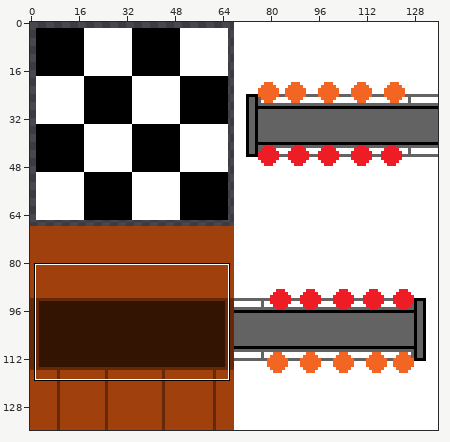
Sprite sheet: tilesets/tileset_3/output_tileset.png. The first picture is a wide view before the edit; the outline marks the close-up.
Close-up. As it was:
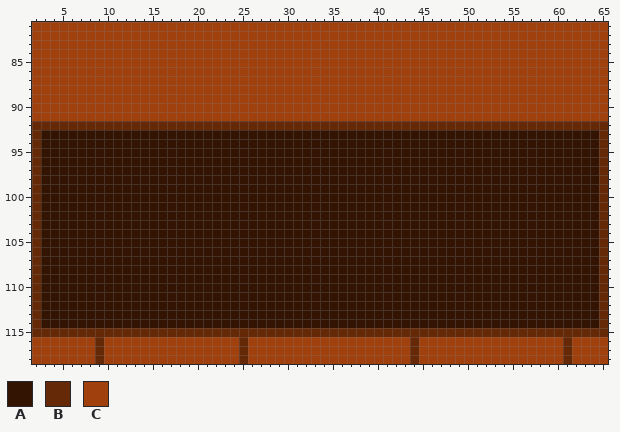
The file is 136x136 pixels. Shown: x 2..65, y 81..118.
Palette (. is transparent): A #331403  B #662908  C #a0410d
Pixels before (only the part around the change), first column x 2:
 81 CCCCCCCCCCCCCCCCCCCCCCCCCCCCCCCCCCCCCCCCCCCCCCCCCCCCCCCCCCCCCCCC
 82 CCCCCCCCCCCCCCCCCCCCCCCCCCCCCCCCCCCCCCCCCCCCCCCCCCCCCCCCCCCCCCCC
 83 CCCCCCCCCCCCCCCCCCCCCCCCCCCCCCCCCCCCCCCCCCCCCCCCCCCCCCCCCCCCCCCC
 84 CCCCCCCCCCCCCCCCCCCCCCCCCCCCCCCCCCCCCCCCCCCCCCCCCCCCCCCCCCCCCCCC
 85 CCCCCCCCCCCCCCCCCCCCCCCCCCCCCCCCCCCCCCCCCCCCCCCCCCCCCCCCCCCCCCCC
 86 CCCCCCCCCCCCCCCCCCCCCCCCCCCCCCCCCCCCCCCCCCCCCCCCCCCCCCCCCCCCCCCC
 87 CCCCCCCCCCCCCCCCCCCCCCCCCCCCCCCCCCCCCCCCCCCCCCCCCCCCCCCCCCCCCCCC
 88 CCCCCCCCCCCCCCCCCCCCCCCCCCCCCCCCCCCCCCCCCCCCCCCCCCCCCCCCCCCCCCCC
 89 CCCCCCCCCCCCCCCCCCCCCCCCCCCCCCCCCCCCCCCCCCCCCCCCCCCCCCCCCCCCCCCC
 90 CCCCCCCCCCCCCCCCCCCCCCCCCCCCCCCCCCCCCCCCCCCCCCCCCCCCCCCCCCCCCCCC
 91 CCCCCCCCCCCCCCCCCCCCCCCCCCCCCCCCCCCCCCCCCCCCCCCCCCCCCCCCCCCCCCCC
 92 BBBBBBBBBBBBBBBBBBBBBBBBBBBBBBBBBBBBBBBBBBBBBBBBBBBBBBBBBBBBBBBB
 93 BAAAAAAAAAAAAAAAAAAAAAAAAAAAAAAAAAAAAAAAAAAAAAAAAAAAAAAAAAAAAAAB
 94 BAAAAAAAAAAAAAAAAAAAAAAAAAAAAAAAAAAAAAAAAAAAAAAAAAAAAAAAAAAAAAAB
 95 BAAAAAAAAAAAAAAAAAAAAAAAAAAAAAAAAAAAAAAAAAAAAAAAAAAAAAAAAAAAAAAB
 96 BAAAAAAAAAAAAAAAAAAAAAAAAAAAAAAAAAAAAAAAAAAAAAAAAAAAAAAAAAAAAAAB
 97 BAAAAAAAAAAAAAAAAAAAAAAAAAAAAAAAAAAAAAAAAAAAAAAAAAAAAAAAAAAAAAAB
 98 BAAAAAAAAAAAAAAAAAAAAAAAAAAAAAAAAAAAAAAAAAAAAAAAAAAAAAAAAAAAAAAB
 99 BAAAAAAAAAAAAAAAAAAAAAAAAAAAAAAAAAAAAAAAAAAAAAAAAAAAAAAAAAAAAAAB
100 BAAAAAAAAAAAAAAAAAAAAAAAAAAAAAAAAAAAAAAAAAAAAAAAAAAAAAAAAAAAAAAB
101 BAAAAAAAAAAAAAAAAAAAAAAAAAAAAAAAAAAAAAAAAAAAAAAAAAAAAAAAAAAAAAAB
102 BAAAAAAAAAAAAAAAAAAAAAAAAAAAAAAAAAAAAAAAAAAAAAAAAAAAAAAAAAAAAAAB
103 BAAAAAAAAAAAAAAAAAAAAAAAAAAAAAAAAAAAAAAAAAAAAAAAAAAAAAAAAAAAAAAB
104 BAAAAAAAAAAAAAAAAAAAAAAAAAAAAAAAAAAAAAAAAAAAAAAAAAAAAAAAAAAAAAAB
105 BAAAAAAAAAAAAAAAAAAAAAAAAAAAAAAAAAAAAAAAAAAAAAAAAAAAAAAAAAAAAAAB
106 BAAAAAAAAAAAAAAAAAAAAAAAAAAAAAAAAAAAAAAAAAAAAAAAAAAAAAAAAAAAAAAB
107 BAAAAAAAAAAAAAAAAAAAAAAAAAAAAAAAAAAAAAAAAAAAAAAAAAAAAAAAAAAAAAAB
108 BAAAAAAAAAAAAAAAAAAAAAAAAAAAAAAAAAAAAAAAAAAAAAAAAAAAAAAAAAAAAAAB
109 BAAAAAAAAAAAAAAAAAAAAAAAAAAAAAAAAAAAAAAAAAAAAAAAAAAAAAAAAAAAAAAB
110 BAAAAAAAAAAAAAAAAAAAAAAAAAAAAAAAAAAAAAAAAAAAAAAAAAAAAAAAAAAAAAAB
111 BAAAAAAAAAAAAAAAAAAAAAAAAAAAAAAAAAAAAAAAAAAAAAAAAAAAAAAAAAAAAAAB
112 BAAAAAAAAAAAAAAAAAAAAAAAAAAAAAAAAAAAAAAAAAAAAAAAAAAAAAAAAAAAAAAB
113 BAAAAAAAAAAAAAAAAAAAAAAAAAAAAAAAAAAAAAAAAAAAAAAAAAAAAAAAAAAAAAAB
114 BAAAAAAAAAAAAAAAAAAAAAAAAAAAAAAAAAAAAAAAAAAAAAAAAAAAAAAAAAAAAAAB
115 BBBBBBBBBBBBBBBBBBBBBBBBBBBBBBBBBBBBBBBBBBBBBBBBBBBBBBBBBBBBBBBB
116 CCCCCCCBCCCCCCCCCCCCCCCBCCCCCCCCCCCCCCCCCCBCCCCCCCCCCCCCCCCBCCCC
117 CCCCCCCBCCCCCCCCCCCCCCCBCCCCCCCCCCCCCCCCCCBCCCCCCCCCCCCCCCCBCCCC
118 CCCCCCCBCCCCCCCCCCCCCCCBCCCCCCCCCCCCCCCCCCBCCCCCCCCCCCCCCCCBCCCC
After:
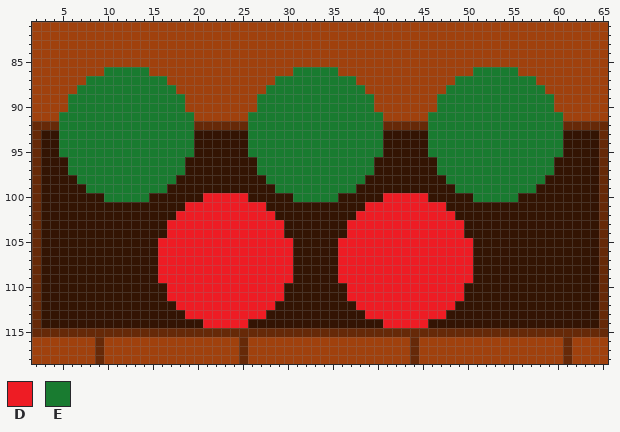
Colours new in this view: D #ee1c24  E #197b30
The edit:
Changed rows in their new state; - is an unchanged pixel.
first column x 5:
 86 -----EEEEE----------------EEEEE---------------EEEEE-----
 87 ---EEEEEEEEE------------EEEEEEEEE-----------EEEEEEEEE---
 88 --EEEEEEEEEEE----------EEEEEEEEEEE---------EEEEEEEEEEE--
 89 -EEEEEEEEEEEEE--------EEEEEEEEEEEEE-------EEEEEEEEEEEEE-
 90 -EEEEEEEEEEEEE--------EEEEEEEEEEEEE-------EEEEEEEEEEEEE-
 91 EEEEEEEEEEEEEEE------EEEEEEEEEEEEEEE-----EEEEEEEEEEEEEEE
 92 EEEEEEEEEEEEEEE------EEEEEEEEEEEEEEE-----EEEEEEEEEEEEEEE
 93 EEEEEEEEEEEEEEE------EEEEEEEEEEEEEEE-----EEEEEEEEEEEEEEE
 94 EEEEEEEEEEEEEEE------EEEEEEEEEEEEEEE-----EEEEEEEEEEEEEEE
 95 EEEEEEEEEEEEEEE------EEEEEEEEEEEEEEE-----EEEEEEEEEEEEEEE
 96 -EEEEEEEEEEEEE--------EEEEEEEEEEEEE-------EEEEEEEEEEEEE-
 97 -EEEEEEEEEEEEE--------EEEEEEEEEEEEE-------EEEEEEEEEEEEE-
 98 --EEEEEEEEEEE----------EEEEEEEEEEE---------EEEEEEEEEEE--
 99 ---EEEEEEEEE------------EEEEEEEEE-----------EEEEEEEEE---
100 -----EEEEE------DDDDD-----EEEEE-----DDDDD-----EEEEE-----
101 --------------DDDDDDDDD-----------DDDDDDDDD-------------
102 -------------DDDDDDDDDDD---------DDDDDDDDDDD------------
103 ------------DDDDDDDDDDDDD-------DDDDDDDDDDDDD-----------
104 ------------DDDDDDDDDDDDD-------DDDDDDDDDDDDD-----------
105 -----------DDDDDDDDDDDDDDD-----DDDDDDDDDDDDDDD----------
106 -----------DDDDDDDDDDDDDDD-----DDDDDDDDDDDDDDD----------
107 -----------DDDDDDDDDDDDDDD-----DDDDDDDDDDDDDDD----------
108 -----------DDDDDDDDDDDDDDD-----DDDDDDDDDDDDDDD----------
109 -----------DDDDDDDDDDDDDDD-----DDDDDDDDDDDDDDD----------
110 ------------DDDDDDDDDDDDD-------DDDDDDDDDDDDD-----------
111 ------------DDDDDDDDDDDDD-------DDDDDDDDDDDDD-----------
112 -------------DDDDDDDDDDD---------DDDDDDDDDDD------------
113 --------------DDDDDDDDD-----------DDDDDDDDD-------------
114 ----------------DDDDD---------------DDDDD---------------
